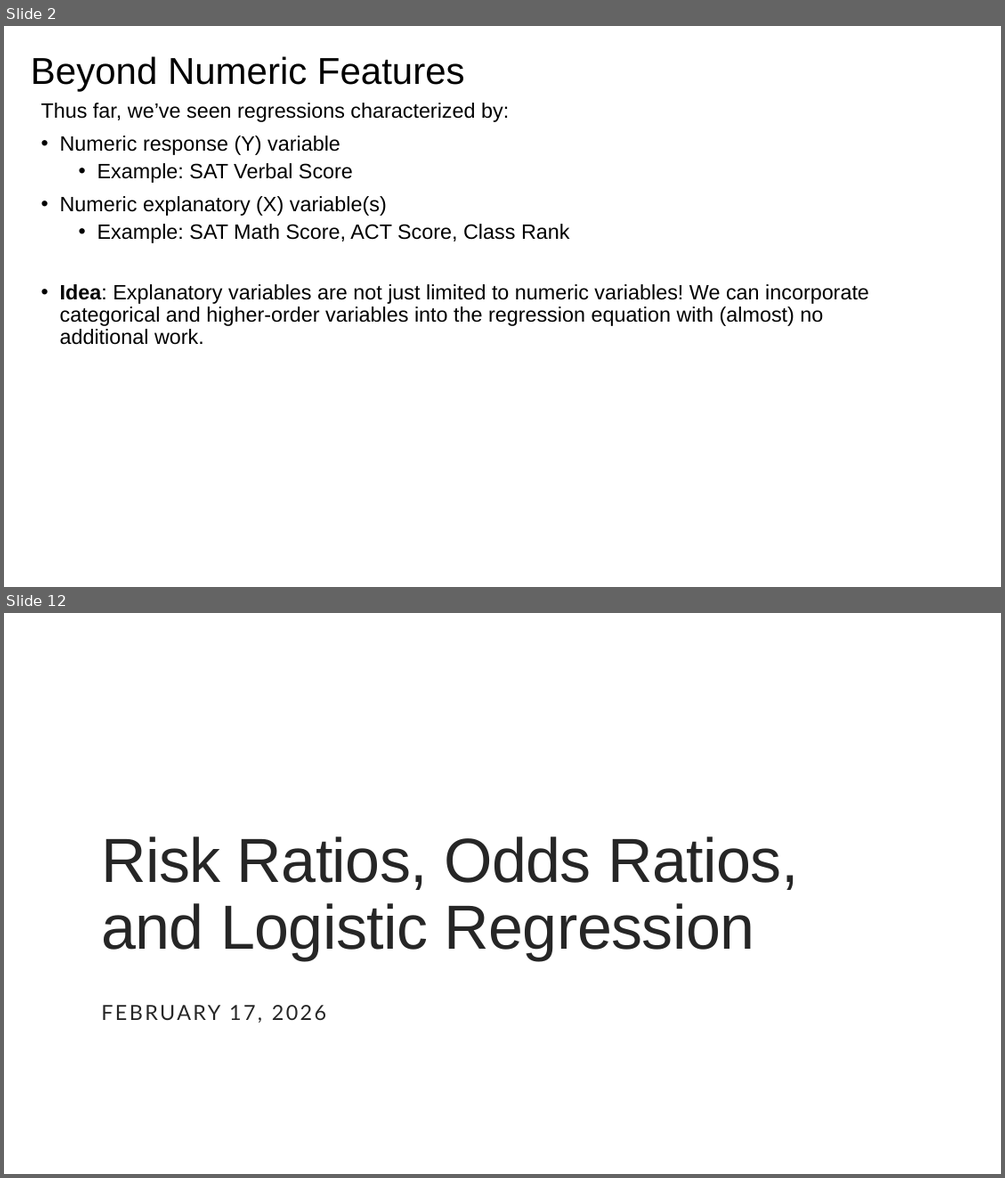
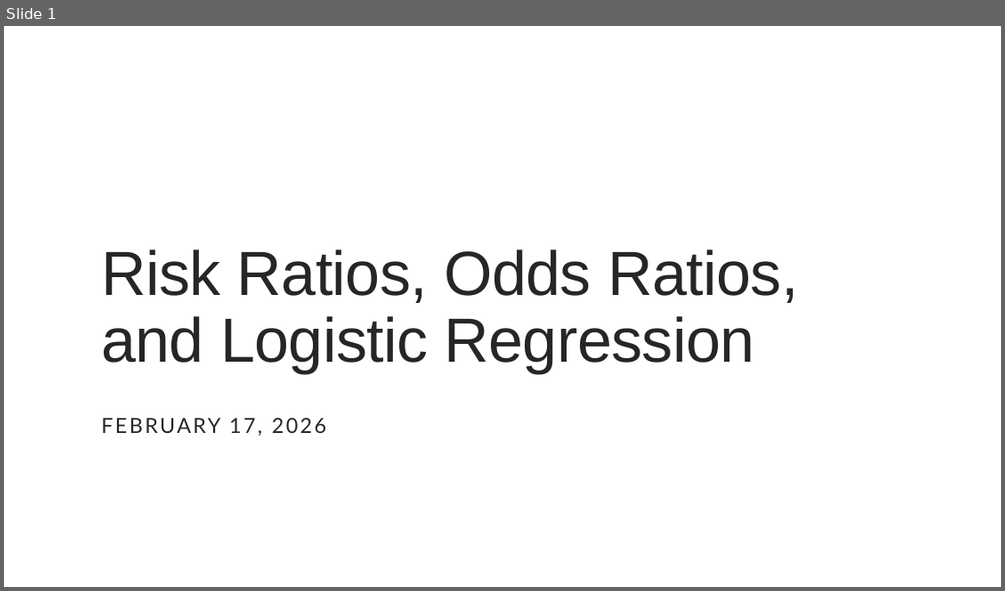
Before and after one commit to issues-osu/statsii-spring2026, a slide deck: slides/logistic/logistic_regression-lecture.pptx. Shown one above the other, each under a label of ours: slides 2 and 12 before the commit, slide 1 after it; the slides between them are not shown. The pictures are 1005x1178 and 1005x591 pixels, drawn with LibreOffice and Linux fonts; fonts in the diff are those of the drawing. Boxes give left, top, right and bottom in pixels: in the first picture for what was removed or moved away, otherwise in the second. Text is boxed around its words. In the diff, an @@ line names an element or a change of style, - is before the commit and + after.

```diff
--- a/slides/logistic/logistic_regression-lecture.pptx
+++ b/slides/logistic/logistic_regression-lecture.pptx
@@ slide 2 removed at (4, 26, 1001, 587), background #FFFFFF @@
@@ title removed at (31, 56, 465, 92) @@
-Beyond Numeric Features
@@ text removed at (41, 103, 869, 345) @@
-Thus far, we’ve seen regressions characterized by:
-• Numeric response (Y) variable
-  • Example: SAT Verbal Score
-• Numeric explanatory (X) variable(s)
-  • Example: SAT Math Score, ACT Score, Class Rank
-• Idea: Explanatory variables are not just limited to numeric variables! We can incorporate categorical and higher-order variables into the regression equation with (almost) no additional work.
@@ what was slide 12 is now slide 1 @@
```
Also in this commit, not shown: 10 other slides removed, 19 other files.
